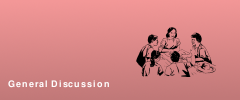
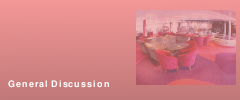
Layers edited between the first and the second 240 x 100 image:
renamed "group pic" to "PavillionNightClub.jpg", opacity 100% → 39%, painted on it over box(136, 10, 236, 85)
